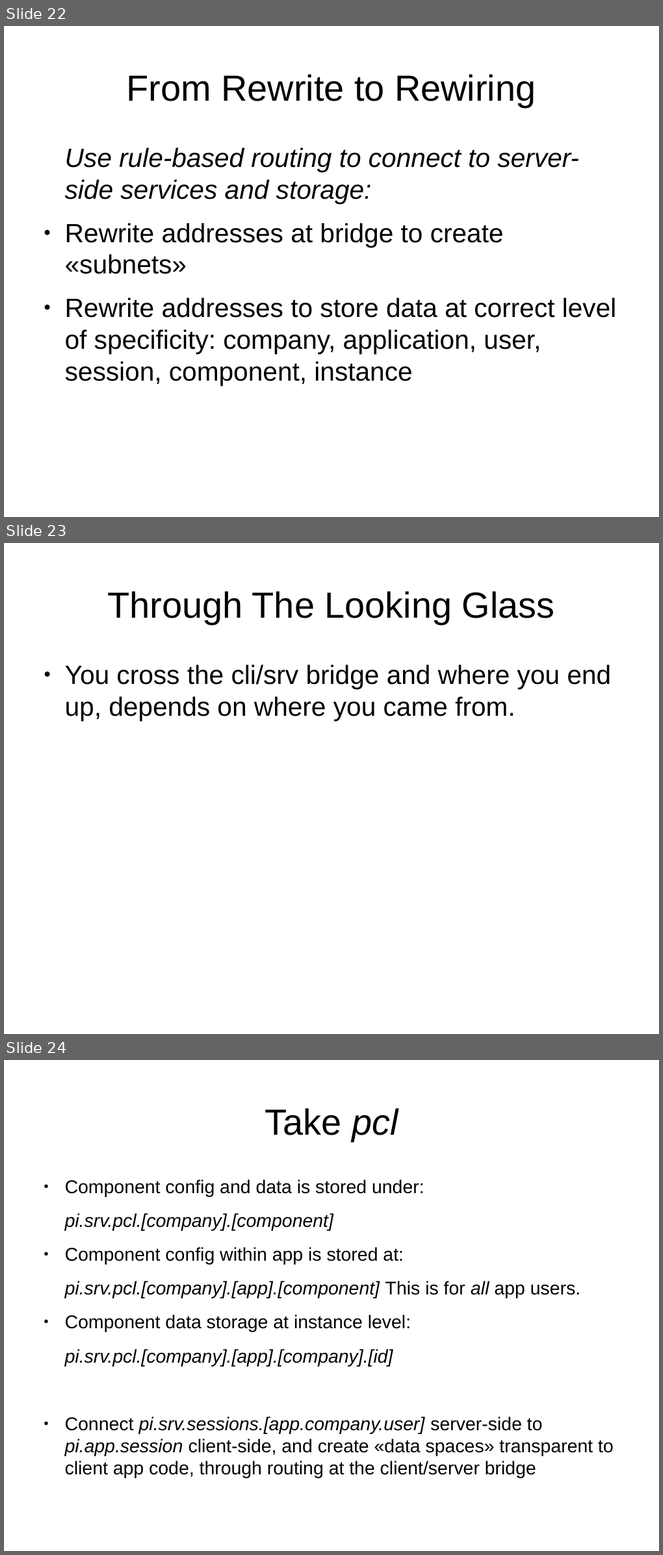
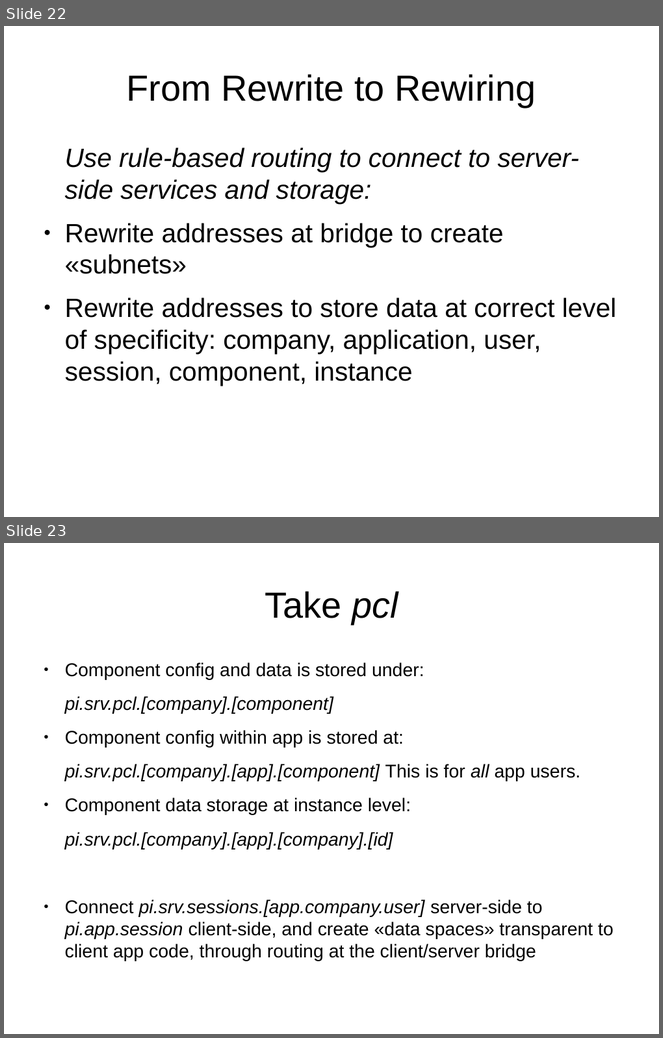
Before and after one commit to fillefrans/pi, a slide deck: doc/pi-presentation-sep-2013.odp. Shown one above the other, each under a label of ours: slides 22, 23 and 24 before the commit, slides 22 and 23 after it. The pictures are 663x1555 and 663x1038 pixels, drawn with LibreOffice and Linux fonts; fonts in the diff are those of the drawing. Boxes give left, top, right and bottom in pixels: in the first picture for what was removed or moved away, otherwise in the second. Text is boxed around its words. In the diff, an @@ line names an element or a change of style, - is before the commit and + after.

```diff
--- a/doc/pi-presentation-sep-2013.odp
+++ b/doc/pi-presentation-sep-2013.odp
@@ slide 23 removed at [4,543,659,1034], background #FFFFFF @@
@@ title removed at [107,591,555,624] @@
-Through The Looking Glass
@@ text removed at [65,665,612,721] @@
-● You cross the cli/srv bridge and where you end up, depends on where you came from.
@@ what was slide 24 is now slide 23 @@
```
Also in this commit, not shown: 6 slides changed, 11 other files.
